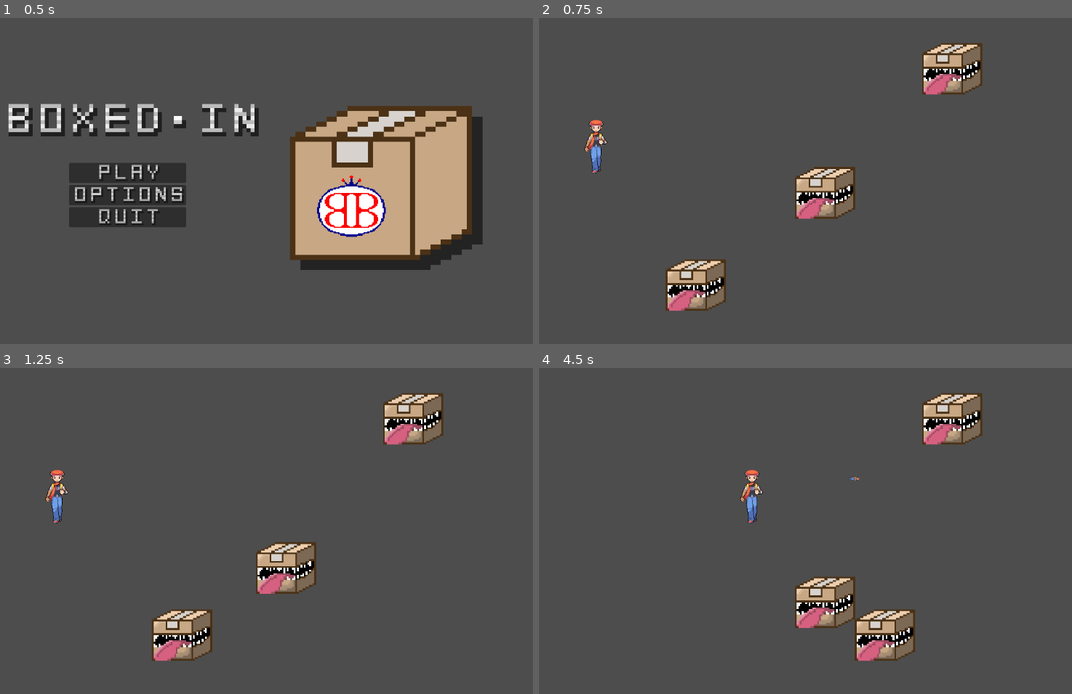
Above: before the commit, frames 1-4 (two rows, left to right).
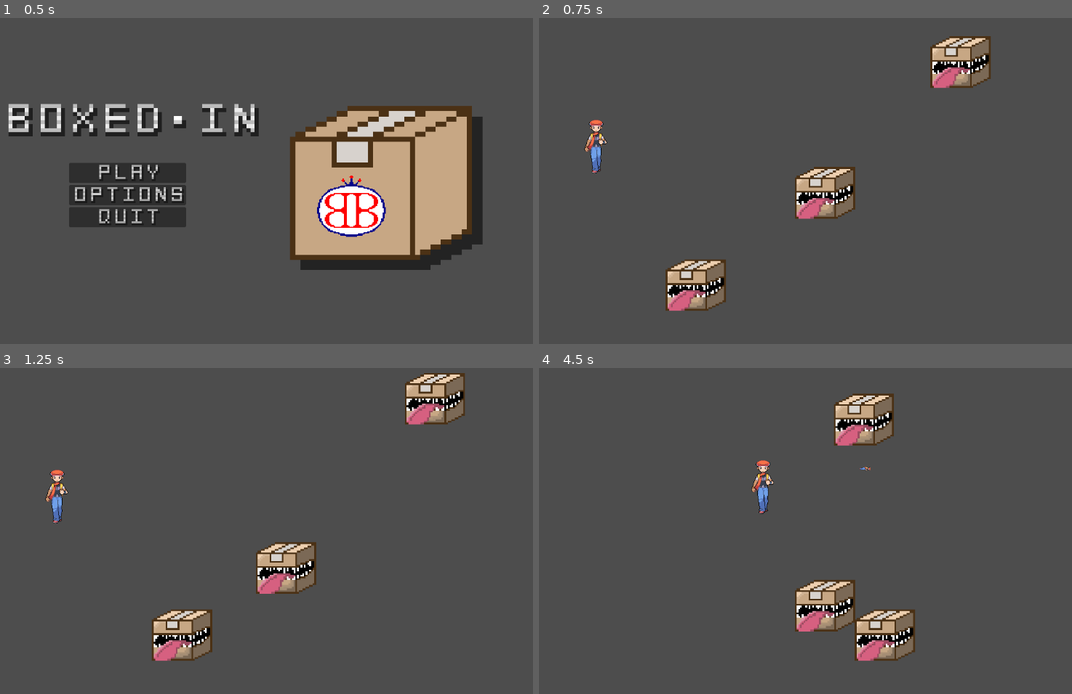
Above: after the commit, the same moments.

Repository: Brikeuh/BoxedIn
Game: Godot game, scene res://scenes/menu.tscn
Same seed, same stepped clock (60 frames per second), same inputs: the game is played once before the commit and once after it.
Inputs:
- Up to frame 1 (0.5 s): no input
- Up to frame 2 (0.75 s): click "play" at 0.5 s
- Up to frame 3 (1.25 s): no input
- Up to frame 4 (4.5 s): hold D (right) 1.28-2.03 s; hold Space (Attack) 1.28-2.03 s; hold S (down) 2.03-2.78 s; tap Space (Attack) at 2.1, 3.6 s; hold D (right) 2.78-3.53 s; hold Space (Attack) 2.78-3.53 s; hold W (up) 3.53-4.28 s; hold A (left) from 4.28 s (still down); hold Space (Attack) from 4.28 s (still down)

Frame 1 is identical in both runs. In frame 2, 1.7% of the frame differs, in the area x 71-85%, y 5-24%; in frame 3, 2.6%; in frame 4, 5.1%, in the area x 37-84%, y 7-81%.

Commit message:
Added random movement option. Chase movement option needs implementation.

Diff:
--- a/scenes/box_enemy.tscn
+++ b/scenes/box_enemy.tscn
@@ -3,11 +3,11 @@
 [ext_resource type="Script" path="res://scripts/boxEnemyBehavior.gd" id="1_mklmp"]
 [ext_resource type="Texture2D" uid="uid://xvray7majlj1" path="res://assets/sprites/BoxEnemy.png" id="1_w0nbf"]
 
-[sub_resource type="RectangleShape2D" id="RectangleShape2D_ru6g5"]
-size = Vector2(128, 112)
+[sub_resource type="RectangleShape2D" id="RectangleShape2D_1oct8"]
+size = Vector2(124, 106)
 
-[sub_resource type="RectangleShape2D" id="RectangleShape2D_7hb85"]
-size = Vector2(128, 112)
+[sub_resource type="RectangleShape2D" id="RectangleShape2D_20re2"]
+size = Vector2(124, 106)
 
 [node name="BoxEnemy" type="CharacterBody2D"]
 script = ExtResource("1_mklmp")
@@ -18,15 +18,13 @@
 texture = ExtResource("1_w0nbf")
 
 [node name="CollisionShape2D" type="CollisionShape2D" parent="."]
-position = Vector2(0, -10)
-shape = SubResource("RectangleShape2D_ru6g5")
-
-[node name="NavigationAgent2D" type="NavigationAgent2D" parent="."]
+position = Vector2(-2, -10)
+shape = SubResource("RectangleShape2D_1oct8")
 
 [node name="Area2D" type="Area2D" parent="."]
 
 [node name="CollisionShape2D" type="CollisionShape2D" parent="Area2D"]
-position = Vector2(0, -10)
-shape = SubResource("RectangleShape2D_7hb85")
+position = Vector2(-2, -10)
+shape = SubResource("RectangleShape2D_20re2")
 
 [connection signal="body_entered" from="Area2D" to="." method="_on_area_2d_body_entered"]
--- a/scenes/playtest.tscn
+++ b/scenes/playtest.tscn
@@ -50,14 +50,15 @@
 position = Vector2(576, -13)
 shape = SubResource("RectangleShape2D_a5r5a")
 
-[node name="BoxEnemy" parent="." instance=ExtResource("2_4woor")]
+[node name="Enemy Holder" type="Node" parent="."]
+
+[node name="BoxEnemy" parent="Enemy Holder" instance=ExtResource("2_4woor")]
 position = Vector2(664, 341)
 
-[node name="BoxEnemy2" parent="." instance=ExtResource("2_4woor")]
+[node name="BoxEnemy2" parent="Enemy Holder" instance=ExtResource("2_4woor")]
 position = Vector2(391, 541)
 movementType = 1
 
-[node name="BoxEnemy3" parent="." node_paths=PackedStringArray("targetToChase") instance=ExtResource("2_4woor")]
+[node name="BoxEnemy3" parent="Enemy Holder" instance=ExtResource("2_4woor")]
 position = Vector2(916, 111)
-movementType = 3
-targetToChase = NodePath("../Player/Player")
+movementType = 2
--- a/scripts/boxEnemyBehavior.gd
+++ b/scripts/boxEnemyBehavior.gd
@@ -3,13 +3,13 @@
 enum movementTypes{VERTICAL, HORIZONTAL, RANDOM, CHASE}
 @export var movementType: movementTypes
 
-@onready var navigationAgent: NavigationAgent2D = $NavigationAgent2D
-@export var targetToChase: CharacterBody2D
 var rng = RandomNumberGenerator.new()
+var randDelay = 0
+var vertRan = 1
+var horiRan = 1
 
 const max_speed = 100
 const accel = 100000
-const friction = 600
 
 var posSwitch = 1
 
@@ -19,6 +19,14 @@
 func _physics_process(delta):
 	box_movement(movementType, delta)
 
+
+func _process(_delta):
+	randDelay -= 1
+	if randDelay <= 0:
+		vertRan = rng.randi_range(-1,1)
+		horiRan = rng.randi_range(-1,1)
+		randDelay = 100
+
 func box_movement(option, delta):
 	match option:
 		0: # Vertical
@@ -26,14 +34,12 @@
 		1: # Horizontal
 			position += transform.x * max_speed * delta * posSwitch
 		2: # Random
+			position += transform.y * max_speed * delta * vertRan * posSwitch
+			position += transform.x * max_speed * delta * horiRan * posSwitch
+		3: # Chase future implementation needed
 			pass
-		3: # Chase future implementation needed
-			navigationAgent.target_position = targetToChase.global_position
-			velocity = global_position.direction_to(navigationAgent.get_next_path_position()) * max_speed * delta
 		_:
 			pass
-	#velocity = (input * accel * delta)
-	#velocity = velocity.limit_length(max_speed)
 
 func _on_area_2d_body_entered(body):
 	if body.is_in_group("Terrain"):
--- a/scripts/menu.gd
+++ b/scripts/menu.gd
@@ -2,13 +2,13 @@
 
 
 # Called when the node enters the scene tree for the first time.
-func _ready():
-	pass # Replace with function body.
+#func _ready():
+	#pass # Replace with function body.
 
 
 # Called every frame. 'delta' is the elapsed time since the previous frame.
-func _process(delta):
-	pass
+#func _process(delta):
+	#pass
 
 
 func _on_play_button_pressed():
--- a/scripts/playerControl.gd
+++ b/scripts/playerControl.gd
@@ -17,9 +17,9 @@
 	move_and_slide()
 
 ## Called every frame. 'delta' is the elapsed time since the previous frame.
-func _process(delta):
+func _process(_delta):
 	if Input.is_action_pressed("Attack") && shootCooldown <= 0:
-		shoot(delta)
+		shoot()
 	shootCooldown -=1
 
 ## Receive Movement related Inputs
@@ -40,7 +40,7 @@
 		velocity = velocity.limit_length(max_speed)
 
 ## Basic projectile attack function
-func shoot(delta):
+func shoot():
 	var p = Projectile.instantiate()
 	owner.add_child(p)
 	p.transform = $Muzzle.global_transform
